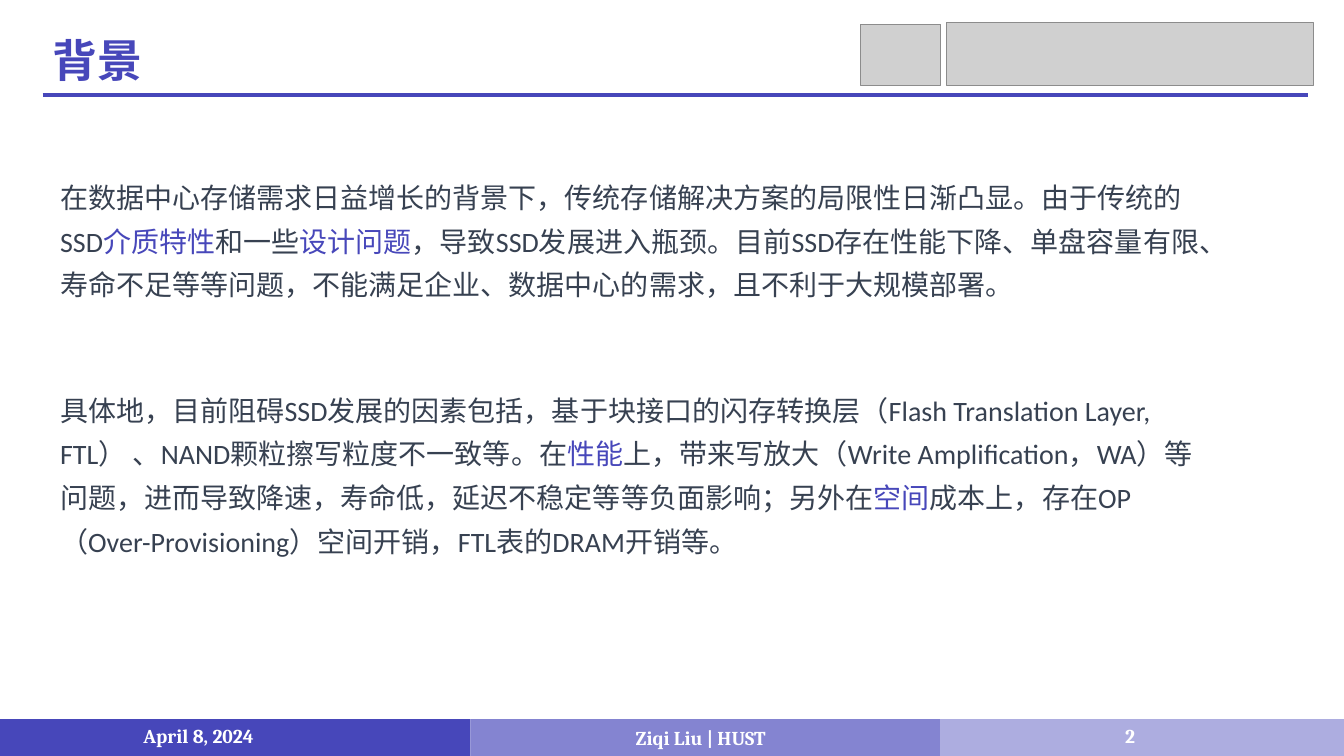
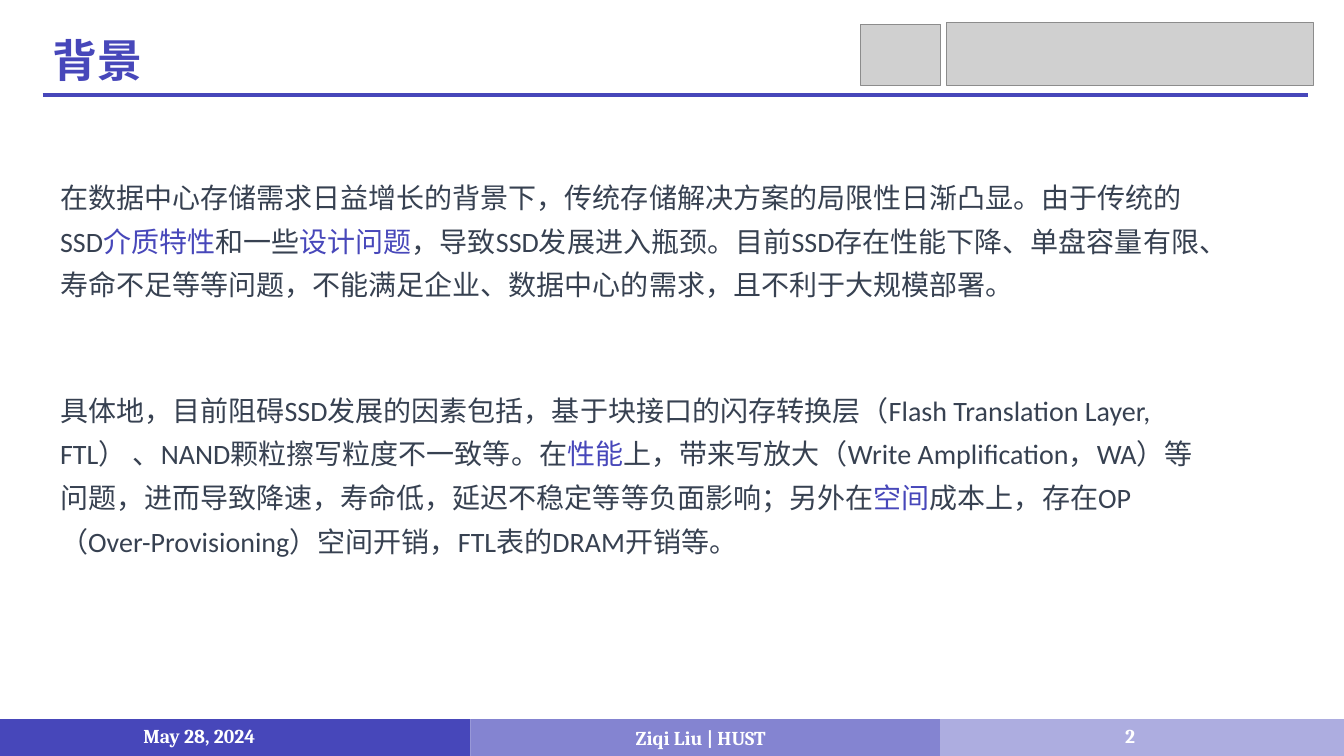
Before and after one commit to LiuziqiOvO/md, a slide deck: slide 2 of Paper/报告/6_4-8腾讯汇报.pptx. Drawn at 1344x756 pixels with LibreOffice and Linux fonts; fonts in the diff are those of the drawing; grey boxes stand for pictures. Boxes give left, top, right and bottom in pixels: in the first picture for what was removed or moved away, otherwise in the second. Text is boxed around its words. In the diff, an @@ line names an element or a change of style, - is before the commit and + after.

```diff
--- a/Paper/报告/6_4-8腾讯汇报.pptx
+++ b/Paper/报告/6_4-8腾讯汇报.pptx
@@ text at (x1=143, y1=729, x2=255, y2=748): text changed @@
-April 8, 2024
+May 28, 2024
```
Also in this commit, not shown: 17 other slides changed, 2 other files.
